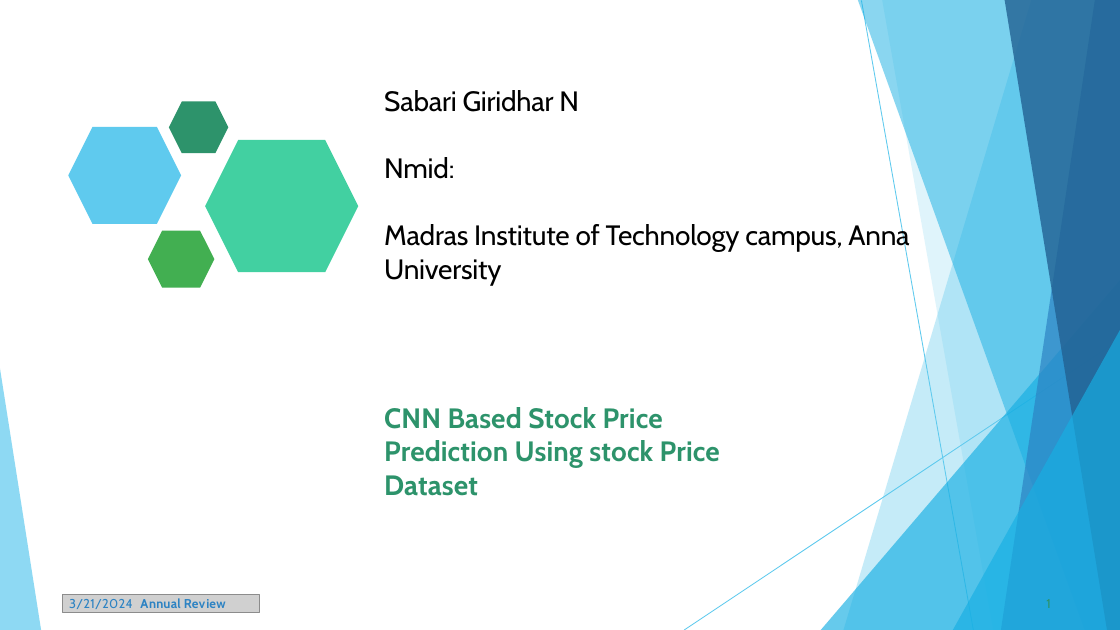
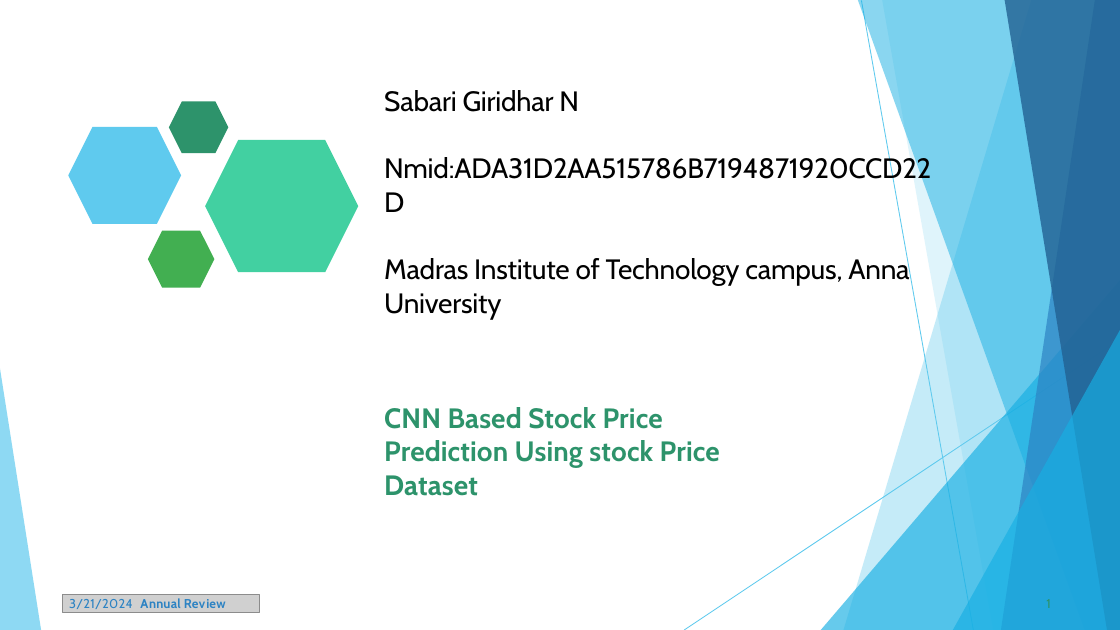
Before and after one commit to sabarigiridhar/NM_Sabari, a slide deck: slide 1 of NMsabari.pptx. Drawn at 1120x630 pixels with LibreOffice and Linux fonts; fonts in the diff are those of the drawing; grey boxes stand for pictures. Boxes give left, top, right and bottom in pixels: in the first picture for what was removed or moved away, otherwise in the second. Text is boxed around its words. In the diff, an @@ line names an element or a change of style, - is before the commit and + after.

```diff
--- a/NMsabari.pptx
+++ b/NMsabari.pptx
@@ title at [384, 90, 931, 319]: text changed @@
-Sabari Giridhar N
-Nmid:
-Madras Institute of Technology campus, Anna University
+Sabari Giridhar N
+Nmid:ADA31D2AA515786B7194871920CCD22D
+Madras Institute of Technology campus, Anna University
```
Also in this commit, not shown: 4 other slides changed.
